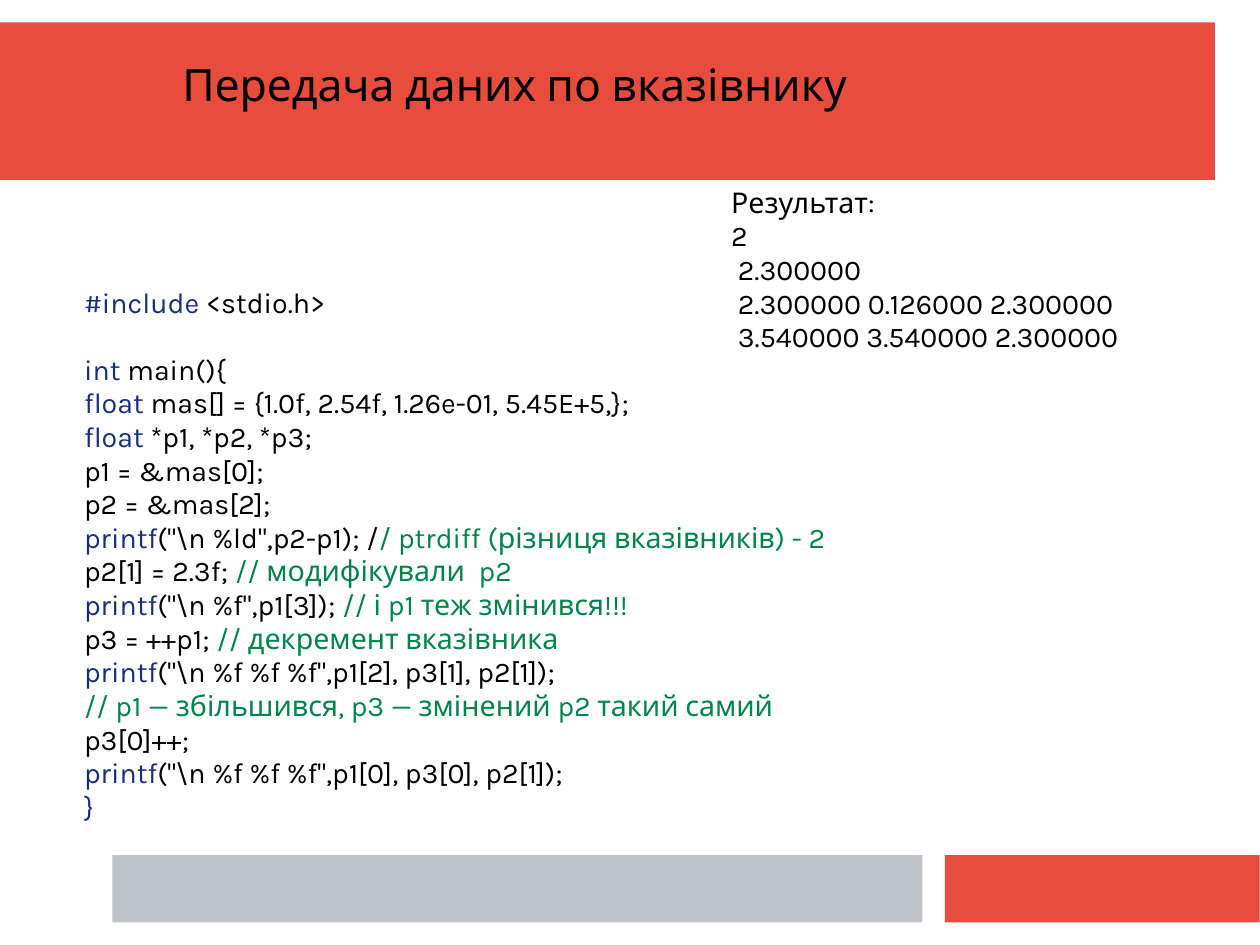
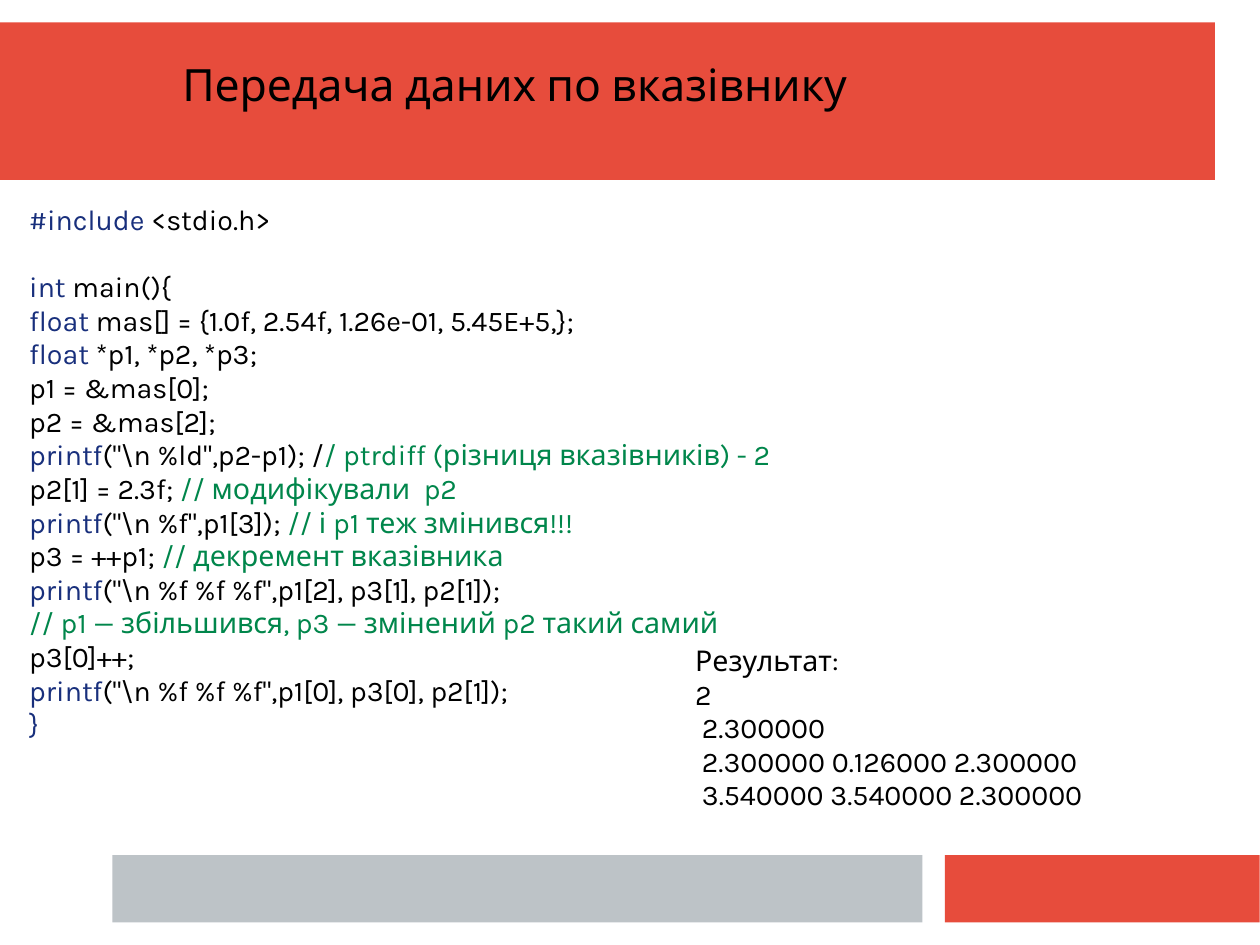
Before and after one commit to mecchmatProjects/CppCourse, a slide deck: slide 19 of Lect03/CppTutorUkr2.ppt. Drawn at 1260x945 pixels with LibreOffice and Linux fonts; fonts in the diff are those of the drawing. Boxes give left, top, right and bottom in pixels: in the first picture for what was removed or moved away, otherwise in the second. Text is boxed around its words. In the diff, an @@ line names an element or a change of style, - is before the commit and + after.

```diff
--- a/Lect03/CppTutorUkr2.ppt
+++ b/Lect03/CppTutorUkr2.ppt
@@ text "#include <stdio.h>": place and size @@
-text "#include <stdio.h>" at box(84, 293, 826, 790)
+text "#include <stdio.h>" at box(29, 210, 771, 708)
@@ text "Результат:": place and size @@
-text "Результат:" at box(731, 192, 1118, 348)
+text "Результат:" at box(695, 650, 1082, 806)
```
Also in this commit, not shown: 14 other slides changed, 1 slide added, 1 slide removed, 3 other files.
